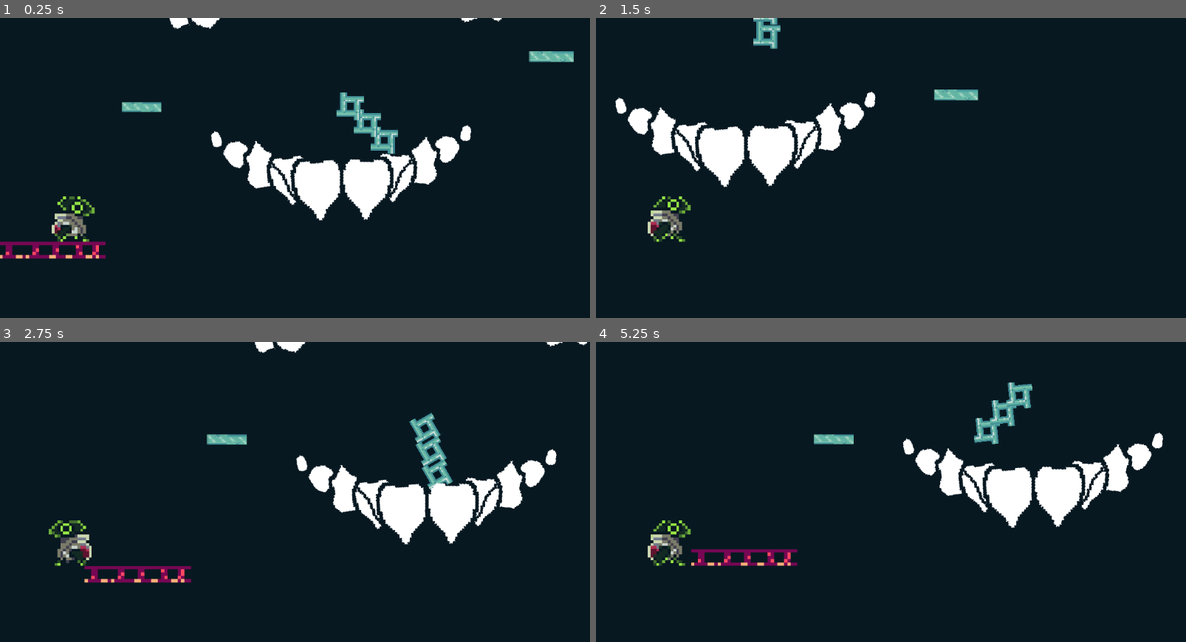
Above: before the commit, frames 1-4 (two rows, left to right).
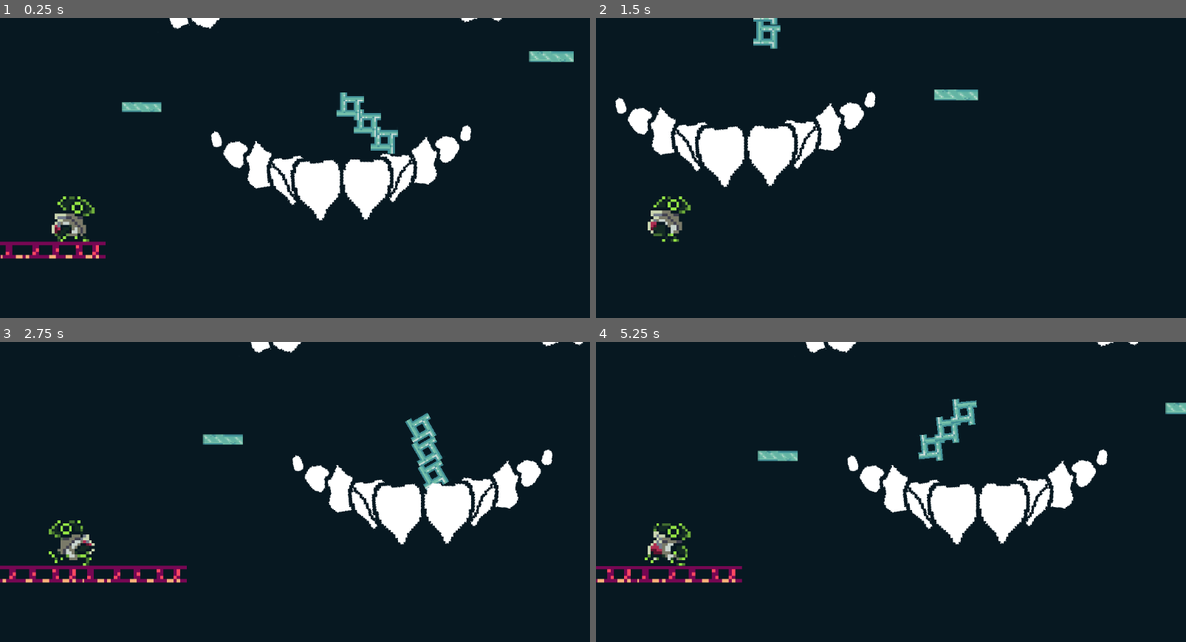
Above: after the commit, the same moments.

Repository: ennnui/2D-group-game
Game: Godot game, scene res://lvl.tscn
Two runs of this game, one before a commit and one after it. Both use one fixed random seed, a clock stepped at 60 frames per second and the inputs below.
Inputs:
- Up to frame 1 (0.25 s): no input
- Up to frame 2 (1.5 s): tap Enter (ui_accept) at 0.5 s; hold Right (ui_right) from 0.53 s (still down); tap Up (jump) at 0.77 s
- Up to frame 3 (2.75 s): tap Up (jump) at 1.52 s; release Right (ui_right) at 2.03 s; hold Left (ui_left) from 2.03 s (still down)
- Up to frame 4 (5.25 s): release Left (ui_left) at 2.78 s; hold Right (ui_right) 2.78-4.28 s; tap Up (jump) at 3.02, 3.77, 4.52 s; hold Left (ui_left) 4.28-5.03 s; hold Right (ui_right) from 5.03 s (still down)

The runs differ from the first frame. In frame 1, less than 0.1% of the frame differs, in the area x 0-1%, y 78-81%; in frame 2, 0.2%; in frame 3, 5.0%; in frame 4, 11%, in the area x 0-100%, y 0-81%.

Commit message:
sprite mvmnt fixed, world border

Diff:
--- a/dentl-clinik/bird_wiz.tscn
+++ b/dentl-clinik/bird_wiz.tscn
@@ -23,28 +23,30 @@
 
 
 
-	# Get the input direction and handle the movement/deceleration.
-	# As good practice, you should replace UI actions with custom gameplay actions.
+	# walking and turning
 	var direction := Input.get_axis(\"walk_left\", \"walk_right\")
+
 	if direction:
 		print(direction)
 		if direction == -1:
 			bird_wiz.flip_h = true
+			$AnimatedSprite2D.play(\"walk_left\")
 
 		elif direction == 1:
 			bird_wiz.flip_h = false
+			$AnimatedSprite2D.play(\"walk_left\")
 
 
 		velocity.x = direction * SPEED
 	else:
 		velocity.x = move_toward(velocity.x, 0, SPEED)
+		$AnimatedSprite2D.play(\"idle\")
 
 	#func kill():
 		#position = $\"../Respawn\".position
 		#print(\"im dead\")
 
 	move_and_slide()
-
 "
 
 [sub_resource type="RectangleShape2D" id="RectangleShape2D_u2e7j"]
--- a/dentl-clinik/lvl.tscn
+++ b/dentl-clinik/lvl.tscn
@@ -12,6 +12,8 @@
 "points": PackedVector2Array(0, 0, 0, 0, 315.4762, 445.10733, 0, 0, 0, 0, 315.4762, 779.2362, 0, 0, 0, 0, 315.4762, 445.10733)
 }
 point_count = 3
+
+[sub_resource type="WorldBoundaryShape2D" id="WorldBoundaryShape2D_f2dqo"]
 
 [sub_resource type="WorldBoundaryShape2D" id="WorldBoundaryShape2D_2a1lc"]
 
@@ -45,7 +47,17 @@
 [node name="Platformer Stat" parent="." unique_id=2089455931 instance=ExtResource("1_xliyy")]
 position = Vector2(-77, 541)
 
-[node name="Platformer Stat2" parent="." unique_id=1799891836 instance=ExtResource("1_xliyy")]
+[node name="Platformer Stat3" parent="." unique_id=1799891836 instance=ExtResource("1_xliyy")]
+position = Vector2(-281, 541)
+
+[node name="StaticBody2D2" type="StaticBody2D" parent="Platformer Stat3" unique_id=94782076]
+
+[node name="CollisionShape2D" type="CollisionShape2D" parent="Platformer Stat3/StaticBody2D2" unique_id=489712105]
+position = Vector2(147, 31)
+rotation = 1.5707964
+shape = SubResource("WorldBoundaryShape2D_f2dqo")
+
+[node name="Platformer Stat2" parent="." unique_id=1696825721 instance=ExtResource("1_xliyy")]
 position = Vector2(1156, -21)
 
 [node name="killbox" type="Area2D" parent="." unique_id=471621996]
